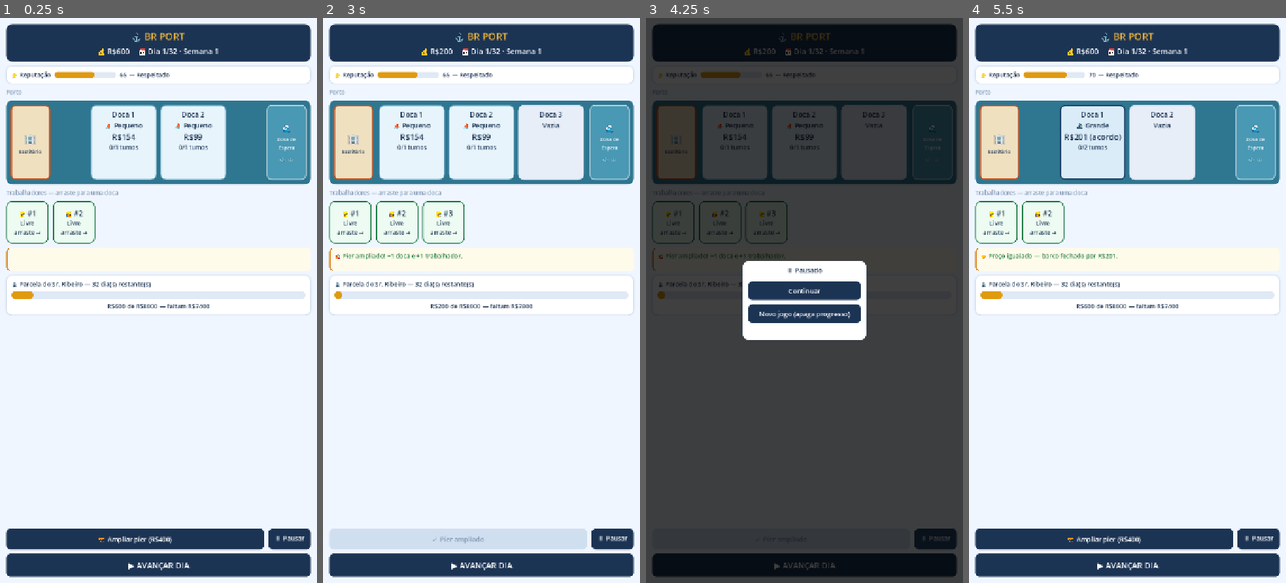
Above: before the commit, frames 1-4 (left to right).
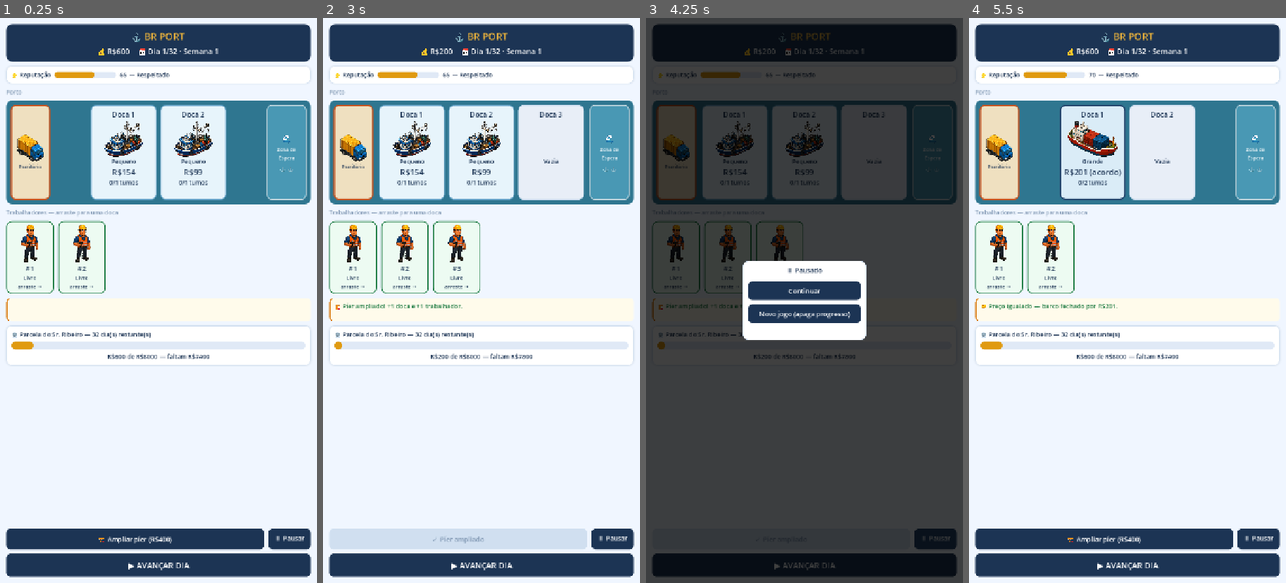
Above: after the commit, the same moments.

Repository: Brunoleon98/br-port
Game: Godot game, scene res://scenes/Main.tscn
The game is run twice, just before and just after one commit, with the same random seed, the same clock (stepped at 60 frames per second) and the same inputs.
Inputs:
- Up to frame 1 (0.25 s): no input
- Up to frame 2 (3 s): click "🏗️ Ampliar píer (R$400)" at 0.5 s; click "⏸ Pausar" at 1.25 s; click "▶ AVANÇAR DIA" at 2 s; click "Comprar" at 2.75 s
- Up to frame 3 (4.25 s): click "⏸ Pausar" at 3.5 s
- Up to frame 4 (5.5 s): click "Novo jogo (apaga progresso)" at 4.25 s; click "🤝 Igualar (−15%) → R$201 · fe…" at 5 s

The runs differ from the first frame. In frame 1, 7.5% of the frame differs, in the area x 1-99%, y 18-61%; in frame 2, 8.1%; in frame 3, 4.7%; in frame 4, 7.6%.

Commit message:
Put the delivered sprites into the Fase 1 screens, alpha repaired first
The five PNGs had no alpha channel: the grey checkerboard that reads as
transparency in a viewer was painted into the pixels, and the header said RGB.
Dropped into Godot as delivered, every sprite would have shown inside a
checkered rectangle — the accompanying guide's advice to "check the alpha
imported correctly" had no alpha to check.

Add tools/preparar_sprites.py rather than fixing the files by hand, since the
same generator will produce the same defect on the next batch. It clears
background that connects to the border, which is what protects the legitimate
whites inside a sprite — the cargo ship's superstructure, the vest's
reflective stripes. Enclosed checkerboard needs a second rule: the fishing
boat's rigging and the crane's lattice fence off patches that never touch the
border, identified as background by being bitonal, since real white areas are
shaded and spread their values instead.

Wire in the four sprites that have a Fase 1 mechanic behind them: the worker
into its card and the drag preview, cargo ship and fishing boat into docks by
the existing large flag, and the truck onto the office panel. The type emoji
comes out of the dock card because the sprite now says what the boat is.

Leave the crane prepared but unplaced — Fase 1 has no crane mechanic, and
decoration placed before its mechanic exists is debt once the mechanic
arrives.

Record in docs what the package does NOT fit: both guides assume a Node2D
tilemap world, isometric z-sorting, a 1280x720 landscape viewport and
real-time speed controls, against a game that is a portrait Control tree
running on turns; the five level mockups price in dollars and carry XP,
research, shop and a clock. Also flag the style tension this creates — the UI
is flat and these sprites are shaded 3/4, which works inside a card and will
break perspective if ever placed loose on the top-down map.

Full suite passes; layout verified at 2 and 3 docks.

Co-Authored-By: Claude Opus 5 <noreply@anthropic.com>
Claude-Session: https://claude.ai/code/session_013km5VWnA34GBGmY3Fd6o2W

Diff:
--- a/brport_vs/scenes/Main.tscn
+++ b/brport_vs/scenes/Main.tscn
@@ -1,7 +1,8 @@
-[gd_scene load_steps=4 format=3]
+[gd_scene load_steps=5 format=3]
 
 [ext_resource type="Script" path="res://scripts/Main.gd" id="1"]
 [ext_resource type="Theme" path="res://ui/tema_brport.tres" id="2"]
+[ext_resource type="Texture2D" path="res://art/sprites/caminhao.png" id="3"]
 
 [sub_resource type="StyleBoxFlat" id="faixa_msg"]
 bg_color = Color(1, 0.984, 0.922, 1)
@@ -124,11 +125,12 @@
 theme_override_constants/separation = 4
 alignment = 1
 
-[node name="Icone" type="Label" parent="Margem/Coluna/MapaPainel/MapaLinha/Escritorio/EscritorioColuna"]
-layout_mode = 2
-text = "🏢"
-horizontal_alignment = 1
-theme_override_font_sizes/font_size = 28
+[node name="Icone" type="TextureRect" parent="Margem/Coluna/MapaPainel/MapaLinha/Escritorio/EscritorioColuna"]
+custom_minimum_size = Vector2(0, 62)
+layout_mode = 2
+texture = ExtResource("3")
+expand_mode = 1
+stretch_mode = 5
 
 [node name="Rotulo" type="Label" parent="Margem/Coluna/MapaPainel/MapaLinha/Escritorio/EscritorioColuna"]
 layout_mode = 2
--- a/brport_vs/scenes/dock/Dock.tscn
+++ b/brport_vs/scenes/dock/Dock.tscn
@@ -3,7 +3,7 @@
 [ext_resource type="Script" path="res://scripts/Dock.gd" id="1"]
 
 [node name="Dock" type="PanelContainer"]
-custom_minimum_size = Vector2(150, 170)
+custom_minimum_size = Vector2(150, 202)
 script = ExtResource("1")
 
 [node name="Conteudo" type="VBoxContainer" parent="."]
@@ -16,9 +16,16 @@
 horizontal_alignment = 1
 theme_override_font_sizes/font_size = 16
 
+[node name="Barco" type="TextureRect" parent="Conteudo"]
+custom_minimum_size = Vector2(0, 82)
+layout_mode = 2
+expand_mode = 1
+stretch_mode = 5
+
 [node name="Tipo" type="Label" parent="Conteudo"]
 layout_mode = 2
 horizontal_alignment = 1
+theme_override_font_sizes/font_size = 13
 
 [node name="Valor" type="Label" parent="Conteudo"]
 layout_mode = 2
--- a/brport_vs/scenes/worker/Worker.tscn
+++ b/brport_vs/scenes/worker/Worker.tscn
@@ -1,9 +1,10 @@
-[gd_scene load_steps=2 format=3]
+[gd_scene load_steps=3 format=3]
 
 [ext_resource type="Script" path="res://scripts/Worker.gd" id="1"]
+[ext_resource type="Texture2D" path="res://art/sprites/trabalhador.png" id="2"]
 
 [node name="Worker" type="PanelContainer"]
-custom_minimum_size = Vector2(96, 96)
+custom_minimum_size = Vector2(108, 152)
 script = ExtResource("1")
 
 [node name="Conteudo" type="VBoxContainer" parent="."]
@@ -11,14 +12,21 @@
 theme_override_constants/separation = 2
 alignment = 1
 
+[node name="Retrato" type="TextureRect" parent="Conteudo"]
+custom_minimum_size = Vector2(0, 86)
+layout_mode = 2
+texture = ExtResource("2")
+expand_mode = 1
+stretch_mode = 5
+
 [node name="Nome" type="Label" parent="Conteudo"]
 layout_mode = 2
-text = "👷"
+text = "#1"
 horizontal_alignment = 1
-theme_override_font_sizes/font_size = 16
+theme_override_font_sizes/font_size = 15
 
 [node name="Estado" type="Label" parent="Conteudo"]
 layout_mode = 2
 horizontal_alignment = 1
 autowrap_mode = 2
-theme_override_font_sizes/font_size = 13
+theme_override_font_sizes/font_size = 12
--- a/brport_vs/scripts/Dock.gd
+++ b/brport_vs/scripts/Dock.gd
@@ -8,9 +8,15 @@
 # nada: só decide qual estilo vale agora e o que cada label diz. É isso que
 # permite trocar o visual no Bloco 4 sem tocar em lógica.
 
+# A arte do barco entra por textura, não por cor pintada em script — mesma
+# regra dos estilos: o script escolhe QUAL recurso vale, nunca desenha.
+const ArteGrande := preload("res://art/sprites/cargueiro.png")
+const ArtePequeno := preload("res://art/sprites/barco_pesca.png")
+
 var dock_index: int = -1
 
 @onready var _titulo: Label = $Conteudo/Titulo
+@onready var _barco: TextureRect = $Conteudo/Barco
 @onready var _tipo: Label = $Conteudo/Tipo
 @onready var _valor: Label = $Conteudo/Valor
 @onready var _progresso: Label = $Conteudo/Progresso
@@ -44,6 +50,7 @@
 
 	if boat == null:
 		_aplicar_estilo("DocaVazia")
+		_barco.texture = null
 		_tipo.text = "Vazia"
 		_valor.text = ""
 		_progresso.text = ""
@@ -54,7 +61,9 @@
 	var sob_oferta: bool = boat.get("rival", false) and not boat.get("matched", false)
 	var valor: int = int(boat["matched_value"]) if boat.get("matched", false) else int(boat["value"])
 
-	_tipo.text = "🚢 Grande" if grande else "⛵ Pequeno"
+	# O sprite já diz que barco é: o emoji que ficava aqui virou redundante.
+	_barco.texture = ArteGrande if grande else ArtePequeno
+	_tipo.text = "Grande" if grande else "Pequeno"
 	_valor.text = "R$%d%s" % [valor, " (acordo)" if boat.get("matched", false) else ""]
 
 	if sob_oferta:
--- a/brport_vs/scripts/Worker.gd
+++ b/brport_vs/scripts/Worker.gd
@@ -9,6 +9,7 @@
 
 var worker_id: int = -1
 
+@onready var _retrato: TextureRect = $Conteudo/Retrato
 @onready var _nome: Label = $Conteudo/Nome
 @onready var _estado: Label = $Conteudo/Estado
 
@@ -32,7 +33,7 @@
 	var w = _find_self()
 	if w == null:
 		return
-	_nome.text = "👷 #%d" % worker_id
+	_nome.text = "#%d" % worker_id
 
 	var busy: int = int(w["busy_turns"])
 	# `busy_turns` só conta operações que já começaram; quem foi alocado neste
@@ -68,8 +69,13 @@
 func _get_drag_data(_at_position: Vector2) -> Variant:
 	if not esta_livre():
 		return null
-	var preview := Label.new()
-	preview.text = "👷 #%d" % worker_id
-	preview.add_theme_color_override("font_color", Color(0.102, 0.478, 0.251))
+	# O arrasto carrega o próprio trabalhador, não um rótulo: fica claro o que
+	# está sendo levado para a doca.
+	var preview := TextureRect.new()
+	preview.texture = _retrato.texture
+	preview.custom_minimum_size = Vector2(48, 96)
+	preview.size = Vector2(48, 96)
+	preview.expand_mode = TextureRect.EXPAND_IGNORE_SIZE
+	preview.stretch_mode = TextureRect.STRETCH_KEEP_ASPECT_CENTERED
 	set_drag_preview(preview)
 	return {"worker_id": worker_id}
Binary file added: brport_vs/art/sprites/barco_pesca.png
Not shown, added: brport_vs/art/sprites/barco_pesca.png.import
Binary file added: brport_vs/art/sprites/caminhao.png
Not shown, added: brport_vs/art/sprites/caminhao.png.import
Binary file added: brport_vs/art/sprites/cargueiro.png
Not shown, added: brport_vs/art/sprites/cargueiro.png.import
Binary file added: brport_vs/art/sprites/guindaste.png
Not shown, added: brport_vs/art/sprites/guindaste.png.import
Binary file added: brport_vs/art/sprites/trabalhador.png
Not shown, added: brport_vs/art/sprites/trabalhador.png.import
Not shown, added: docs/BLOCO4_PACOTE_SPRITES.md
Not shown, changed: docs/ESTADO_DO_PROJETO.md
(and 2 more such lines)
